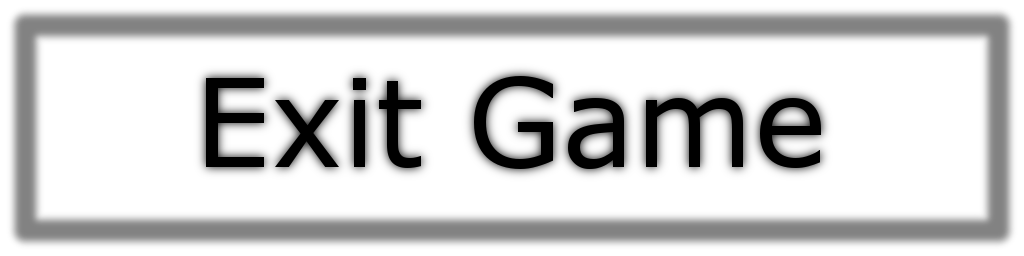
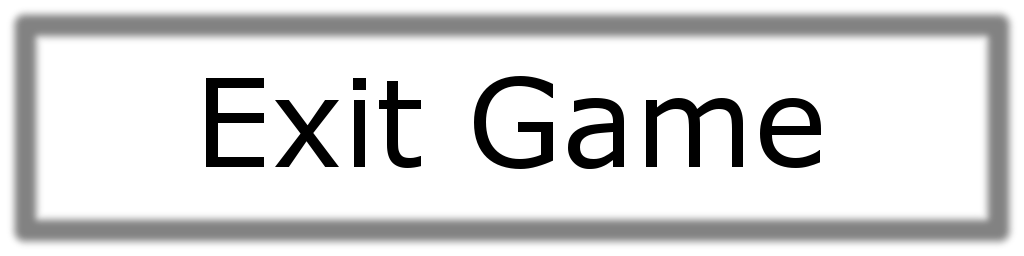
Layer changes from the first w=1024, h=256 image to the second:
moved "Exit Game" above "Exit Game#1" over [206, 76, 821, 169]
painted on "Exit Game#1" over [195, 65, 832, 180]
